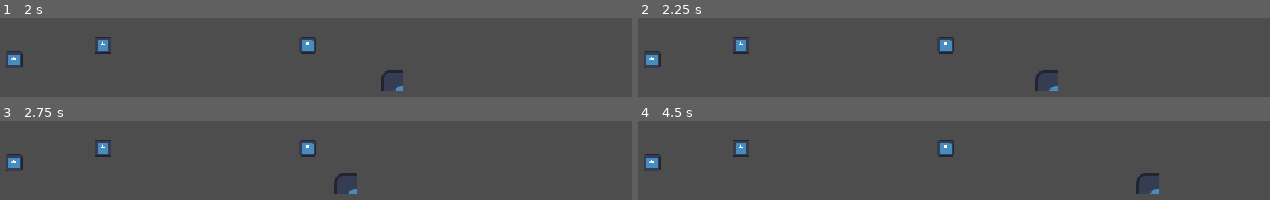
Above: before the commit, frames 1-4 (two rows, left to right).
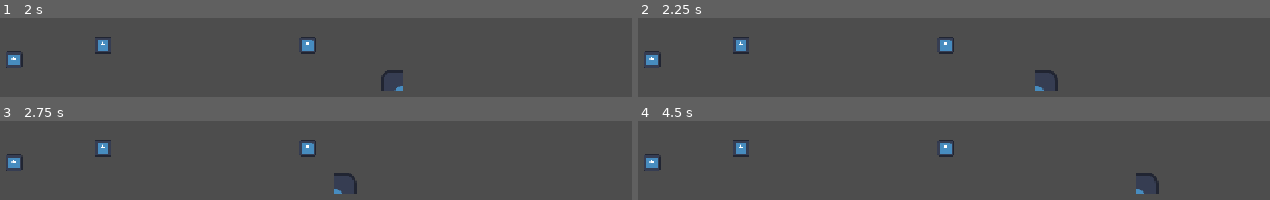
Above: after the commit, the same moments.

Repository: totallyastudentaccount/rpg
Game: Godot game, scene res://scene/computer/apps/spaceRPG/spaceRPG.tscn
Same seed, same stepped clock (60 frames per second), same inputs: the game is played once before the commit and once after it. This scene is started directly instead of the project's main scene. The engine's default icon, where the game draws it, is replaced by a stand-in: a white triangle on a blue panel in a dark square.
Inputs:
- Up to frame 1 (2 s): hold Right (ui_right) from 0.53 s (still down); tap E (interact) at 0.6, 1.35 s; tap Up (ui_up) at 0.77, 1.52 s
- Up to frame 2 (2.25 s): release Right (ui_right) at 2.03 s; hold Left (ui_left) from 2.03 s (still down); tap E (interact) at 2.1 s
- Up to frame 3 (2.75 s): keep holding Left (ui_left)
- Up to frame 4 (4.5 s): release Left (ui_left) at 2.78 s; hold Right (ui_right) 2.78-4.28 s; tap E (interact) at 2.85, 3.6, 4.35 s; tap Up (ui_up) at 3.02, 3.77 s; hold Left (ui_left) from 4.28 s (still down)

Frame 1 is identical in both runs. In frame 2, 0.4% of the frame differs, in the area x 62-67%, y 65-93%; in frame 3, 0.4%; in frame 4, 0.4%.

Commit message:
added transitions between scenes in spaceRPG

Diff:
--- /dev/null
+++ b/scene/computer/apps/spaceRPG/LevelLost.tscn
@@ -0,0 +1,83 @@
+[gd_scene format=3 uid="uid://brm35qgbd63t8"]
+
+[sub_resource type="GDScript" id="GDScript_3ao4k"]
+resource_name = "LevelLost"
+script/source = "# LevelLost.gd
+extends Control
+
+@export_file(\"*.tscn\") var current_level_path: String = \"res://scene/computer/apps/spaceRPG/spaceRPG.tscn\"
+
+func _on_restart_button_pressed() -> void:
+	# Reload current level or change to specified scene
+	if current_level_path != \"\":
+		get_tree().change_scene_to_file(current_level_path)
+	else:
+		get_tree().reload_current_scene()
+
+func _on_upgrade_button_pressed() -> void:
+	get_tree().change_scene_to_file(\"res://scene/computer/apps/spaceRPG/Upgrades.tscn\")
+
+func _on_quit_button_pressed() -> void:
+	get_tree().change_scene_to_file(\"res://scene/computer/apps/spaceRPG/spacePC.tscn\")
+"
+
+[node name="LevelLost" type="Control" unique_id=2029587869]
+layout_mode = 3
+anchors_preset = 15
+anchor_right = 1.0
+anchor_bottom = 1.0
+grow_horizontal = 2
+grow_vertical = 2
+size_flags_horizontal = 4
+size_flags_vertical = 4
+script = SubResource("GDScript_3ao4k")
+
+[node name="ColorRect" type="ColorRect" parent="." unique_id=971275200]
+layout_mode = 1
+anchors_preset = 15
+anchor_right = 1.0
+anchor_bottom = 1.0
+grow_horizontal = 2
+grow_vertical = 2
+color = Color(0.52906674, 0.5290667, 0.5290667, 1)
+
+[node name="Label" type="Label" parent="." unique_id=35849518]
+layout_mode = 1
+anchors_preset = 5
+anchor_left = 0.5
+anchor_right = 0.5
+offset_left = -161.0
+offset_top = 167.0
+offset_right = 170.0
+offset_bottom = 270.0
+grow_horizontal = 2
+theme_override_font_sizes/font_size = 75
+text = "You Lost!"
+
+[node name="HBoxContainer" type="HBoxContainer" parent="." unique_id=692809404]
+layout_mode = 1
+anchors_preset = 8
+anchor_left = 0.5
+anchor_top = 0.5
+anchor_right = 0.5
+anchor_bottom = 0.5
+offset_left = -20.0
+offset_top = -20.0
+offset_right = 20.0
+offset_bottom = 20.0
+grow_horizontal = 2
+grow_vertical = 2
+
+[node name="Button" type="Button" parent="HBoxContainer" unique_id=2138223175]
+layout_mode = 2
+text = "RESTART"
+
+[node name="Button3" type="Button" parent="HBoxContainer" unique_id=1813915517]
+layout_mode = 2
+text = "UPGRADES"
+
+[node name="Button2" type="Button" parent="HBoxContainer" unique_id=387284865]
+layout_mode = 2
+text = "QUIT"
+
+[connection signal="pressed" from="HBoxContainer/Button" to="." method="_on_button_pressed"]
--- /dev/null
+++ b/scene/computer/apps/spaceRPG/LevelWon.tscn
@@ -0,0 +1,81 @@
+[gd_scene format=3 uid="uid://cb4gudefl7tmb"]
+
+[sub_resource type="GDScript" id="GDScript_8olf6"]
+resource_name = "LevelWon"
+script/source = "# LevelWon.gd
+extends Control
+
+# Update this path if LevelWon needs to dynamically know the next scene
+@export_file(\"*.tscn\") var next_level_path: String = \"res://scene/computer/apps/spaceRPG/level2.tscn\"
+
+func _on_next_level_button_pressed() -> void:
+	if next_level_path != \"\":
+		get_tree().change_scene_to_file(next_level_path)
+	else:
+		print(\"No next level set!\")
+
+func _on_upgrade_button_pressed() -> void:
+	get_tree().change_scene_to_file(\"res://scene/computer/apps/spaceRPG/Upgrades.tscn\")
+
+func _on_quit_button_pressed() -> void:
+	get_tree().change_scene_to_file(\"res://scene/computer/apps/spaceRPG/spacePC.tscn\") # Or get_tree().quit()
+"
+
+[node name="LevelWon" type="Control" unique_id=354289387]
+layout_mode = 3
+anchors_preset = 15
+anchor_right = 1.0
+anchor_bottom = 1.0
+grow_horizontal = 2
+grow_vertical = 2
+size_flags_horizontal = 4
+size_flags_vertical = 4
+script = SubResource("GDScript_8olf6")
+
+[node name="ColorRect" type="ColorRect" parent="." unique_id=607732716]
+layout_mode = 1
+anchors_preset = 15
+anchor_right = 1.0
+anchor_bottom = 1.0
+grow_horizontal = 2
+grow_vertical = 2
+color = Color(0.52906674, 0.5290667, 0.5290667, 1)
+
+[node name="Label" type="Label" parent="." unique_id=108211782]
+layout_mode = 1
+anchors_preset = 5
+anchor_left = 0.5
+anchor_right = 0.5
+offset_left = -161.0
+offset_top = 167.0
+offset_right = 170.0
+offset_bottom = 270.0
+grow_horizontal = 2
+theme_override_font_sizes/font_size = 75
+text = "You Won!"
+
+[node name="HBoxContainer" type="HBoxContainer" parent="." unique_id=1561248719]
+layout_mode = 1
+anchors_preset = 8
+anchor_left = 0.5
+anchor_top = 0.5
+anchor_right = 0.5
+anchor_bottom = 0.5
+offset_left = -20.0
+offset_top = -20.0
+offset_right = 20.0
+offset_bottom = 20.0
+grow_horizontal = 2
+grow_vertical = 2
+
+[node name="Button" type="Button" parent="HBoxContainer" unique_id=686870483]
+layout_mode = 2
+text = "NEXT LEVEL"
+
+[node name="Button3" type="Button" parent="HBoxContainer" unique_id=607921630]
+layout_mode = 2
+text = "UPGRADES"
+
+[node name="Button2" type="Button" parent="HBoxContainer" unique_id=1246053692]
+layout_mode = 2
+text = "QUIT"
--- /dev/null
+++ b/scene/computer/apps/spaceRPG/Upgrades.tscn
@@ -0,0 +1,108 @@
+[gd_scene format=3 uid="uid://c7fhiofftwsk7"]
+
+[ext_resource type="Texture2D" uid="uid://c2toy2ejc52at" path="res://icon.svg" id="1_up0xt"]
+
+[node name="Upgrades" type="Control" unique_id=336744926]
+layout_mode = 3
+anchors_preset = 15
+anchor_right = 1.0
+anchor_bottom = 1.0
+grow_horizontal = 2
+grow_vertical = 2
+size_flags_horizontal = 4
+size_flags_vertical = 4
+
+[node name="ColorRect" type="ColorRect" parent="." unique_id=1824733426]
+layout_mode = 1
+anchors_preset = 15
+anchor_right = 1.0
+anchor_bottom = 1.0
+grow_horizontal = 2
+grow_vertical = 2
+
+[node name="HBoxContainer" type="HBoxContainer" parent="ColorRect" unique_id=1381275669]
+layout_mode = 1
+anchors_preset = 8
+anchor_left = 0.5
+anchor_top = 0.5
+anchor_right = 0.5
+anchor_bottom = 0.5
+offset_left = -20.0
+offset_top = -20.0
+offset_right = 20.0
+offset_bottom = 20.0
+grow_horizontal = 2
+grow_vertical = 2
+theme_override_constants/separation = 150
+
+[node name="VBoxContainer" type="VBoxContainer" parent="ColorRect/HBoxContainer" unique_id=1530708662]
+layout_mode = 2
+
+[node name="TextureRect" type="TextureRect" parent="ColorRect/HBoxContainer/VBoxContainer" unique_id=296852098]
+layout_mode = 2
+texture = ExtResource("1_up0xt")
+
+[node name="Label" type="Label" parent="ColorRect/HBoxContainer/VBoxContainer" unique_id=219767897]
+layout_mode = 2
+theme_override_colors/font_color = Color(0, 0, 0, 1)
+text = "Booster Upgrade"
+horizontal_alignment = 1
+
+[node name="Label2" type="Label" parent="ColorRect/HBoxContainer/VBoxContainer" unique_id=1321419190]
+layout_mode = 2
+theme_override_colors/font_color = Color(0, 0, 0, 1)
+text = "Upgrade"
+horizontal_alignment = 1
+
+[node name="VBoxContainer2" type="VBoxContainer" parent="ColorRect/HBoxContainer" unique_id=589281508]
+layout_mode = 2
+
+[node name="TextureRect" type="TextureRect" parent="ColorRect/HBoxContainer/VBoxContainer2" unique_id=156096745]
+layout_mode = 2
+texture = ExtResource("1_up0xt")
+
+[node name="Label" type="Label" parent="ColorRect/HBoxContainer/VBoxContainer2" unique_id=1797289692]
+layout_mode = 2
+theme_override_colors/font_color = Color(0, 0, 0, 1)
+text = "Hint Upgrade"
+horizontal_alignment = 1
+
+[node name="Label2" type="Label" parent="ColorRect/HBoxContainer/VBoxContainer2" unique_id=1781210955]
+layout_mode = 2
+theme_override_colors/font_color = Color(0, 0, 0, 1)
+text = "Upgrade"
+horizontal_alignment = 1
+
+[node name="VBoxContainer3" type="VBoxContainer" parent="ColorRect/HBoxContainer" unique_id=1963897472]
+layout_mode = 2
+
+[node name="TextureRect" type="TextureRect" parent="ColorRect/HBoxContainer/VBoxContainer3" unique_id=409684876]
+layout_mode = 2
+texture = ExtResource("1_up0xt")
+
+[node name="Label" type="Label" parent="ColorRect/HBoxContainer/VBoxContainer3" unique_id=1025647643]
+layout_mode = 2
+theme_override_colors/font_color = Color(0, 0, 0, 1)
+text = "Teleport Chance"
+
+[node name="Label2" type="Label" parent="ColorRect/HBoxContainer/VBoxContainer3" unique_id=931110637]
+layout_mode = 2
+theme_override_colors/font_color = Color(0, 0, 0, 1)
+text = "Upgrade"
+horizontal_alignment = 1
+
+[node name="Label" type="Label" parent="." unique_id=865601719]
+layout_mode = 1
+anchors_preset = 8
+anchor_left = 0.5
+anchor_top = 0.5
+anchor_right = 0.5
+anchor_bottom = 0.5
+offset_left = -72.0
+offset_top = -148.0
+offset_right = 81.0
+offset_bottom = -125.0
+grow_horizontal = 2
+grow_vertical = 2
+theme_override_colors/font_color = Color(0, 0, 0, 1)
+text = "Upgrades Available:"
--- /dev/null
+++ b/scene/computer/apps/spaceRPG/level2.tscn
@@ -0,0 +1,83 @@
+[gd_scene format=3 uid="uid://doq68ihetg6jy"]
+
+[ext_resource type="PackedScene" uid="uid://bk8130vctyfr5" path="res://scene/computer/apps/spaceRPG/fuelbox.tscn" id="1_swuyl"]
+[ext_resource type="PackedScene" uid="uid://crtpvw6xfdlj6" path="res://scene/computer/apps/spaceRPG/spacePC.tscn" id="2_xnowd"]
+[ext_resource type="PackedScene" uid="uid://dxlmnaocixhso" path="res://scene/computer/apps/spaceRPG/Anagram.tscn" id="3_02mnn"]
+
+[sub_resource type="GDScript" id="GDScript_w8qno"]
+resource_name = "GameManager"
+script/source = "# GameManager.gd
+extends Node2D
+
+@export var total_fuel_boxes: int = 3
+@export_file(\"*.tscn\") var next_level_scene: String  # Path to the next level
+
+var activated_boxes_count: int = 0
+@onready var puzzle_ui: Control = $CanvasLayer/Anagram/Control
+
+func _ready() -> void:
+	# Wait one frame to ensure all child nodes are fully loaded into the tree
+	await get_tree().process_frame
+
+	var fuel_boxes = get_tree().get_nodes_in_group(\"FuelBoxes\")
+	print(\"Found fuel boxes in group: \", fuel_boxes.size())
+
+	for box in fuel_boxes:
+		if box.has_signal(\"open_puzzle\"):
+			if not box.open_puzzle.is_connected(_on_open_puzzle):
+				box.open_puzzle.connect(_on_open_puzzle)
+		else:
+			print(\"Warning: Node in FuelBoxes group missing open_puzzle signal: \", box.name)
+
+	if puzzle_ui:
+		puzzle_ui.puzzle_solved.connect(_on_puzzle_solved)
+
+func _on_open_puzzle(scrambled: String, answer: String, box: Area2D) -> void:
+	puzzle_ui.start_puzzle(scrambled, answer, box)
+
+func _on_puzzle_solved(box: Area2D) -> void:
+	activated_boxes_count += 1
+	if activated_boxes_count >= total_fuel_boxes:
+		game_win()
+
+func game_win() -> void:
+	print(\"Level Complete!\")
+	if next_level_scene != \"\":
+		get_tree().change_scene_to_file(next_level_scene)
+	else:
+		print(\"You beat all levels!\")
+"
+
+[sub_resource type="PhysicsMaterial" id="PhysicsMaterial_bm3lg"]
+
+[sub_resource type="WorldBoundaryShape2D" id="WorldBoundaryShape2D_bm3lg"]
+distance = -384.0
+
+[node name="SpaceRpg" type="Node2D" unique_id=349912531]
+script = SubResource("GDScript_w8qno")
+
+[node name="Fuelbox3" parent="." unique_id=1575430995 groups=["FuelBoxes"] instance=ExtResource("1_swuyl")]
+position = Vector2(246, 344)
+
+[node name="Fuelbox" parent="." unique_id=747271704 groups=["FuelBoxes"] instance=ExtResource("1_swuyl")]
+position = Vector2(374, 323)
+anagram_word = "TSA"
+scrambled_word = "SAT"
+
+[node name="Fuelbox2" parent="." unique_id=573177515 groups=["FuelBoxes"] instance=ExtResource("1_swuyl")]
+position = Vector2(669, 323)
+
+[node name="StaticBody2D" type="StaticBody2D" parent="." unique_id=2012954839]
+physics_material_override = SubResource("PhysicsMaterial_bm3lg")
+
+[node name="CollisionShape2D" type="CollisionShape2D" parent="StaticBody2D" unique_id=917132399]
+position = Vector2(530, 0)
+shape = SubResource("WorldBoundaryShape2D_bm3lg")
+
+[node name="Spacesuit" parent="." unique_id=681027859 groups=["Player"] instance=ExtResource("2_xnowd")]
+position = Vector2(523, 306)
+wall_min_slide_angle = 0.0
+
+[node name="CanvasLayer" type="CanvasLayer" parent="." unique_id=1468499812]
+
+[node name="Anagram" parent="CanvasLayer" unique_id=1526580860 instance=ExtResource("3_02mnn")]
--- /dev/null
+++ b/scene/computer/apps/spaceRPG/level3.tscn
@@ -0,0 +1,83 @@
+[gd_scene format=3 uid="uid://ckpl2h0yo08r4"]
+
+[ext_resource type="PackedScene" uid="uid://bk8130vctyfr5" path="res://scene/computer/apps/spaceRPG/fuelbox.tscn" id="1_7lpju"]
+[ext_resource type="PackedScene" uid="uid://crtpvw6xfdlj6" path="res://scene/computer/apps/spaceRPG/spacePC.tscn" id="2_2nkmt"]
+[ext_resource type="PackedScene" uid="uid://dxlmnaocixhso" path="res://scene/computer/apps/spaceRPG/Anagram.tscn" id="3_g0qvg"]
+
+[sub_resource type="GDScript" id="GDScript_w8qno"]
+resource_name = "GameManager"
+script/source = "# GameManager.gd
+extends Node2D
+
+@export var total_fuel_boxes: int = 3
+@export_file(\"*.tscn\") var next_level_scene: String  # Path to the next level
+
+var activated_boxes_count: int = 0
+@onready var puzzle_ui: Control = $CanvasLayer/Anagram/Control
+
+func _ready() -> void:
+	# Wait one frame to ensure all child nodes are fully loaded into the tree
+	await get_tree().process_frame
+
+	var fuel_boxes = get_tree().get_nodes_in_group(\"FuelBoxes\")
+	print(\"Found fuel boxes in group: \", fuel_boxes.size())
+
+	for box in fuel_boxes:
+		if box.has_signal(\"open_puzzle\"):
+			if not box.open_puzzle.is_connected(_on_open_puzzle):
+				box.open_puzzle.connect(_on_open_puzzle)
+		else:
+			print(\"Warning: Node in FuelBoxes group missing open_puzzle signal: \", box.name)
+
+	if puzzle_ui:
+		puzzle_ui.puzzle_solved.connect(_on_puzzle_solved)
+
+func _on_open_puzzle(scrambled: String, answer: String, box: Area2D) -> void:
+	puzzle_ui.start_puzzle(scrambled, answer, box)
+
+func _on_puzzle_solved(box: Area2D) -> void:
+	activated_boxes_count += 1
+	if activated_boxes_count >= total_fuel_boxes:
+		game_win()
+
+func game_win() -> void:
+	print(\"Level Complete!\")
+	if next_level_scene != \"\":
+		get_tree().change_scene_to_file(next_level_scene)
+	else:
+		print(\"You beat all levels!\")
+"
+
+[sub_resource type="PhysicsMaterial" id="PhysicsMaterial_bm3lg"]
+
+[sub_resource type="WorldBoundaryShape2D" id="WorldBoundaryShape2D_bm3lg"]
+distance = -384.0
+
+[node name="SpaceRpg" type="Node2D" unique_id=349912531]
+script = SubResource("GDScript_w8qno")
+
+[node name="Fuelbox3" parent="." unique_id=1575430995 groups=["FuelBoxes"] instance=ExtResource("1_7lpju")]
+position = Vector2(246, 344)
+
+[node name="Fuelbox" parent="." unique_id=747271704 groups=["FuelBoxes"] instance=ExtResource("1_7lpju")]
+position = Vector2(374, 323)
+anagram_word = "TSA"
+scrambled_word = "SAT"
+
+[node name="Fuelbox2" parent="." unique_id=573177515 groups=["FuelBoxes"] instance=ExtResource("1_7lpju")]
+position = Vector2(669, 323)
+
+[node name="StaticBody2D" type="StaticBody2D" parent="." unique_id=2012954839]
+physics_material_override = SubResource("PhysicsMaterial_bm3lg")
+
+[node name="CollisionShape2D" type="CollisionShape2D" parent="StaticBody2D" unique_id=917132399]
+position = Vector2(530, 0)
+shape = SubResource("WorldBoundaryShape2D_bm3lg")
+
+[node name="Spacesuit" parent="." unique_id=681027859 groups=["Player"] instance=ExtResource("2_2nkmt")]
+position = Vector2(523, 306)
+wall_min_slide_angle = 0.0
+
+[node name="CanvasLayer" type="CanvasLayer" parent="." unique_id=1468499812]
+
+[node name="Anagram" parent="CanvasLayer" unique_id=1526580860 instance=ExtResource("3_g0qvg")]
--- /dev/null
+++ b/scene/computer/apps/spaceRPG/opening.tscn
@@ -0,0 +1,53 @@
+[gd_scene format=3 uid="uid://bftxjxfmbp1sa"]
+
+[node name="Opening" type="Control" unique_id=1358629020]
+layout_mode = 3
+anchors_preset = 15
+anchor_right = 1.0
+anchor_bottom = 1.0
+grow_horizontal = 2
+grow_vertical = 2
+size_flags_horizontal = 4
+size_flags_vertical = 4
+
+[node name="ColorRect" type="ColorRect" parent="." unique_id=1112344261]
+layout_mode = 1
+anchors_preset = 15
+anchor_right = 1.0
+anchor_bottom = 1.0
+grow_horizontal = 2
+grow_vertical = 2
+
+[node name="Label" type="Label" parent="." unique_id=914150314]
+layout_mode = 1
+anchors_preset = 5
+anchor_left = 0.5
+anchor_right = 0.5
+offset_left = -20.0
+offset_right = 20.0
+offset_bottom = 23.0
+grow_horizontal = 2
+theme_override_colors/font_color = Color(0, 0, 0, 1)
+text = "SPACE RPG"
+
+[node name="HBoxContainer" type="HBoxContainer" parent="." unique_id=214056890]
+layout_mode = 1
+anchors_preset = 8
+anchor_left = 0.5
+anchor_top = 0.5
+anchor_right = 0.5
+anchor_bottom = 0.5
+offset_left = -53.5
+offset_top = -20.0
+offset_right = 53.5
+offset_bottom = 20.0
+grow_horizontal = 2
+grow_vertical = 2
+
+[node name="Button" type="Button" parent="HBoxContainer" unique_id=179652153]
+layout_mode = 2
+text = "START"
+
+[node name="Button2" type="Button" parent="HBoxContainer" unique_id=698266538]
+layout_mode = 2
+text = "QUIT"
--- a/scene/computer/apps/spaceRPG/spacePC.tscn
+++ b/scene/computer/apps/spaceRPG/spacePC.tscn
@@ -18,17 +18,26 @@
 @export var rising_gravity: float = 600.0  # Lower gravity while thrusting up
 @export var falling_gravity: float = 1800.0 # High gravity for a snappy, fast fall
 @export var max_fall_speed: float = 800.0 # Terminal velocity cap
+@export var fall_limit_y: float = 1000.0  # Y position threshold that triggers Level Lost
 
 var current_fuel: float = max_fuel
 var is_boosting: bool = false
+var last_direction: String = \"down\"
 
 @onready var sprite: AnimatedSprite2D = $AnimatedSprite2D
 
 func _physics_process(delta: float) -> void:
 	handle_smooth_movement(delta)
 	handle_rocket_thrust(delta)
-	#update_animations()
+	update_animations()
 	move_and_slide()
+
+	# Check if player fell below the map
+	if global_position.y > fall_limit_y:
+		game_over()
+
+func game_over() -> void:
+	get_tree().change_scene_to_file(\"res://scene/computer/apps/spaceRPG/LevelLost.tscn\")
 
 func handle_smooth_movement(delta: float) -> void:
 	# Get 8-way directional input
@@ -71,24 +80,45 @@
 		# Recharge fuel when grounded
 		current_fuel = move_toward(current_fuel, max_fuel, delta * 3.0)
 
-#func update_animations() -> void:
-	#if sprite == null:
-		#return
-#
-	#if is_boosting:
-		#if sprite.sprite_frames.has_animation(\"boost\"):
-			#sprite.play(\"boost\")
-	#elif velocity.length() > 10.0:
-		#if abs(velocity.x) > abs(velocity.y):
-			#sprite.play(\"walk_right\")
-			#sprite.flip_h = (velocity.x < 0)
-		#else:
-			#if velocity.y > 0:
-				#sprite.play(\"walk_down\")
-			#else:
-				#sprite.play(\"walk_up\")
-	#else:
-		#sprite.play(\"idle\")
+func update_animations() -> void:
+	if sprite == null:
+		return
+
+	# Play rocket boost animation if active
+	if is_boosting and sprite.sprite_frames.has_animation(\"boost\"):
+		sprite.play(\"boost\")
+		return
+
+	# Movement directional animations
+	if velocity.length() > 10.0:
+		if abs(velocity.x) > abs(velocity.y):
+			if velocity.x > 0:
+				last_direction = \"right\"
+				sprite.flip_h = false
+			else:
+				last_direction = \"left\"
+				sprite.flip_h = true
+
+			if sprite.sprite_frames.has_animation(\"side_walk\"):
+				sprite.play(\"side_walk\")
+			elif sprite.sprite_frames.has_animation(\"walk_right\"):
+				sprite.play(\"walk_right\")
+		else:
+			if velocity.y > 0:
+				last_direction = \"down\"
+				if sprite.sprite_frames.has_animation(\"front_walk\"):
+					sprite.play(\"front_walk\")
+				elif sprite.sprite_frames.has_animation(\"walk_down\"):
+					sprite.play(\"walk_down\")
+			else:
+				last_direction = \"up\"
+				if sprite.sprite_frames.has_animation(\"back_walk\"):
+					sprite.play(\"back_walk\")
+				elif sprite.sprite_frames.has_animation(\"walk_up\"):
+					sprite.play(\"walk_up\")
+	else:
+		if sprite.sprite_frames.has_animation(\"idle\"):
+			sprite.play(\"idle\")
 "
 
 [sub_resource type="AtlasTexture" id="AtlasTexture_kbbvt"]
--- a/scene/computer/apps/spaceRPG/spaceRPG.tscn
+++ b/scene/computer/apps/spaceRPG/spaceRPG.tscn
@@ -41,11 +41,8 @@
 		game_win()
 
 func game_win() -> void:
-	print(\"Level Complete!\")
-	if next_level_scene != \"\":
-		get_tree().change_scene_to_file(next_level_scene)
-	else:
-		print(\"You beat all levels!\")
+	print(\"Level Completed!\")
+	get_tree().change_scene_to_file(\"res://scene/computer/apps/spaceRPG/LevelWon.tscn\")
 "
 
 [sub_resource type="PhysicsMaterial" id="PhysicsMaterial_bm3lg"]
